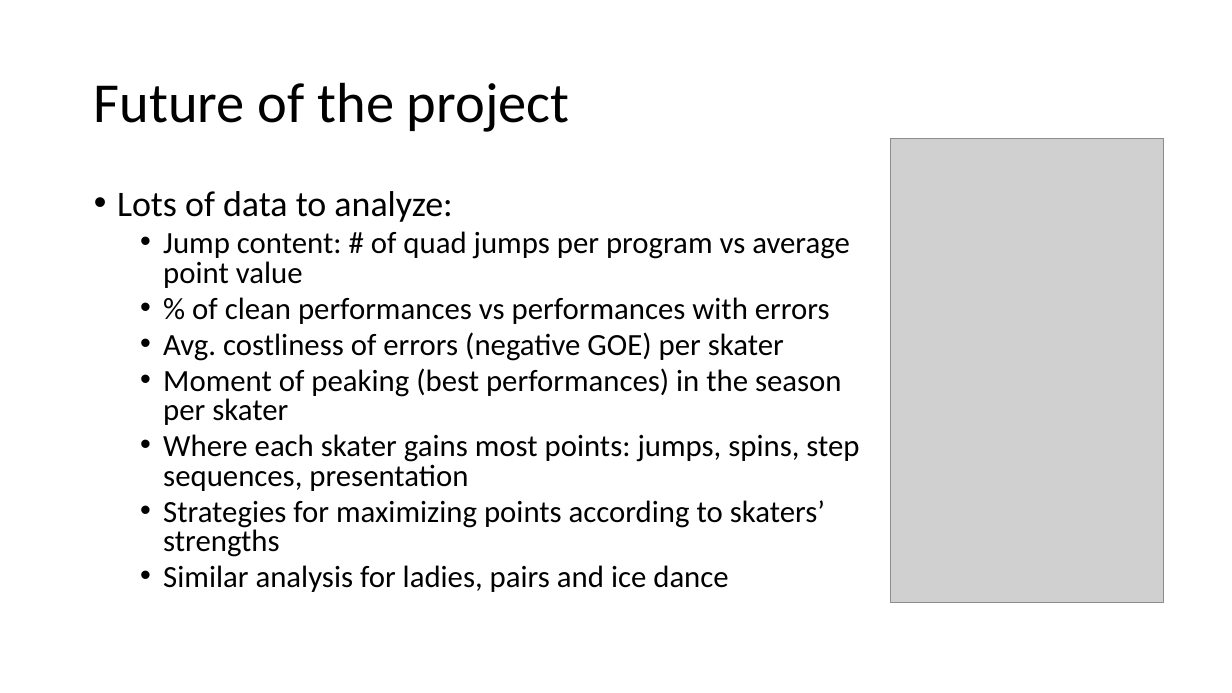
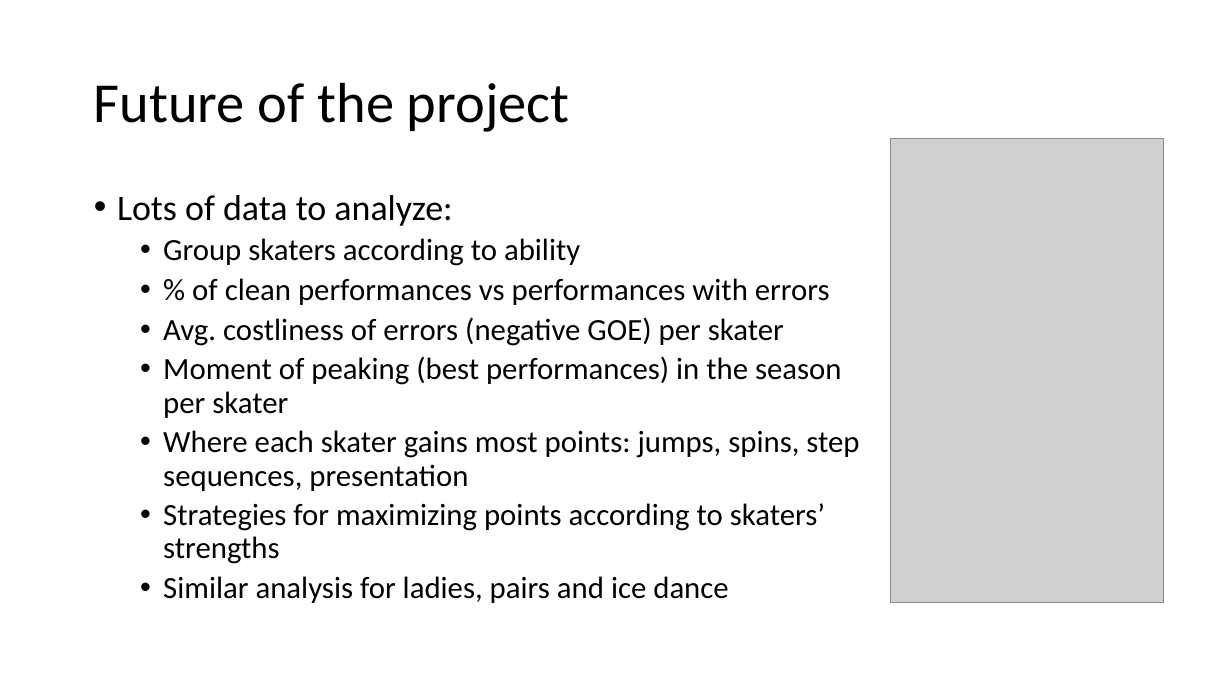
Before and after one commit to ninaanatchkova/figure_skating, a slide deck: slide 18 of presentation/Figure Skating at the 2018 Olympics.pptx (slide 17 before the commit). Drawn at 1232x693 pixels with LibreOffice and Linux fonts; fonts in the diff are those of the drawing; grey boxes stand for pictures. Boxes give left, top, right and bottom in pixels: in the first picture for what was removed or moved away, otherwise in the second. Text is boxed around its words. In the diff, an @@ line names an element or a change of style, - is before the commit and + after.

```diff
--- a/presentation/Figure Skating at the 2018 Olympics.pptx
+++ b/presentation/Figure Skating at the 2018 Olympics.pptx
@@ text at [117,195,859,603]: line spacing 0.8 to 0.9 @@
@@ text at [163,238,580,266]: text changed @@
-  • Jump content: # of quad jumps per program vs average point value
+  • Group skaters according to ability
```
Also in this commit, not shown: 1 slide added, 13 other files.
